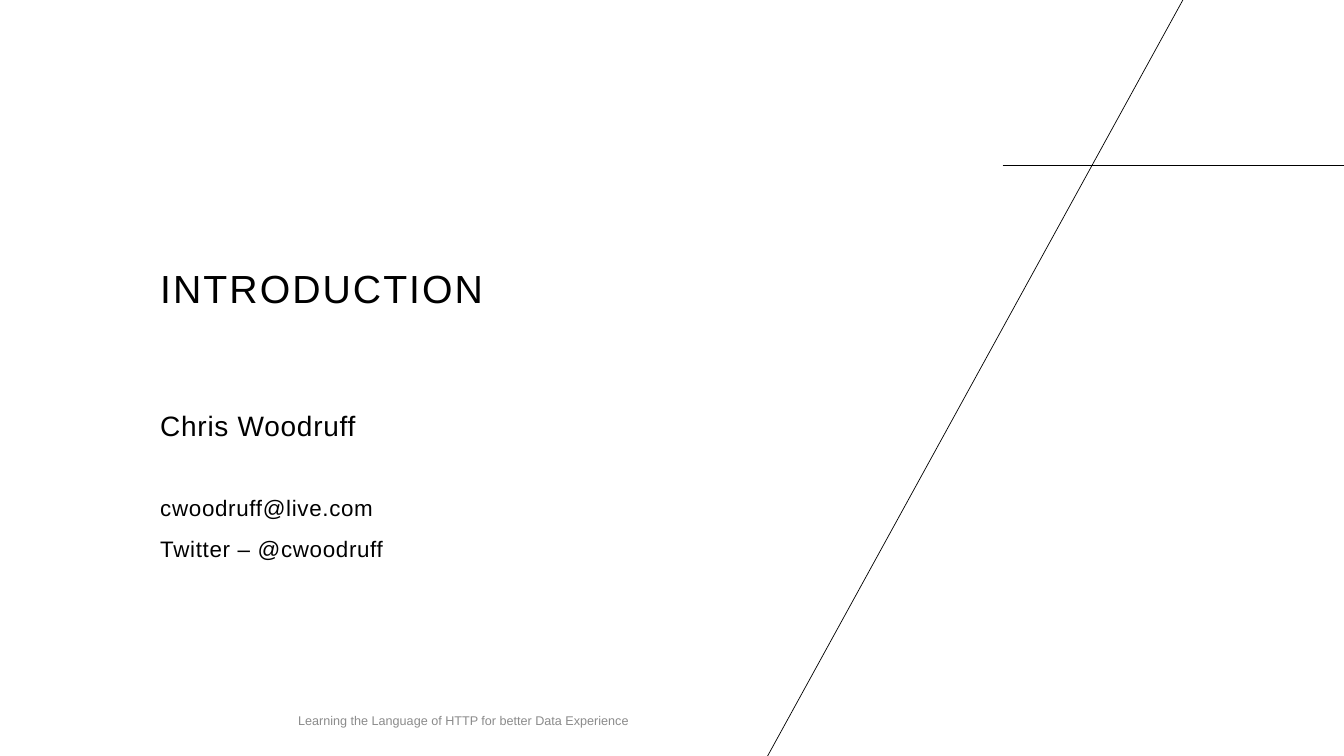
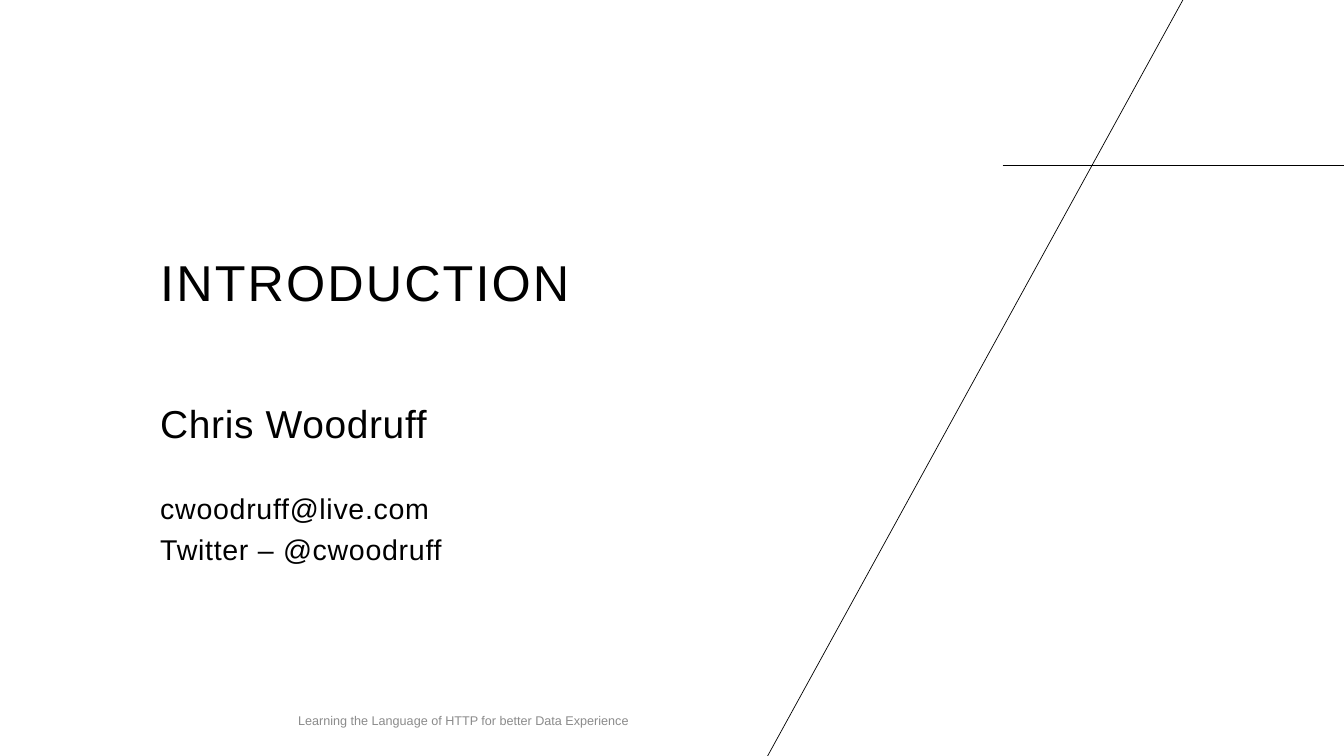
Before and after one commit to cwoodruff/LanguageOfHTTP, a slide deck: slide 4 of Learning the Language of HTTP for Better Data Experience.pptx. Drawn at 1344x756 pixels with LibreOffice and Linux fonts; fonts in the diff are those of the drawing. Boxes give left, top, right and bottom in pixels: in the first picture for what was removed or moved away, otherwise in the second. Text is boxed around its words. In the diff, an @@ line names an element or a change of style, - is before the commit and + after.

```diff
--- a/Learning the Language of HTTP for Better Data Experience.pptx
+++ b/Learning the Language of HTTP for Better Data Experience.pptx
@@ title "INTRODUCTION" at [160,265,569,302]: size 28 to 36 pt @@
@@ text "Chris Woodruff" at [160,409,442,564]: size 20 to 27.8 pt in "Chris Woodruff"; size 16 to 20.4 pt in "cwoodruff@live.com", "Twitter – @cwoodruff"; line spacing 1 to 0.8 @@
```
Also in this commit, not shown: 2 other slides changed, 2 slides added.
